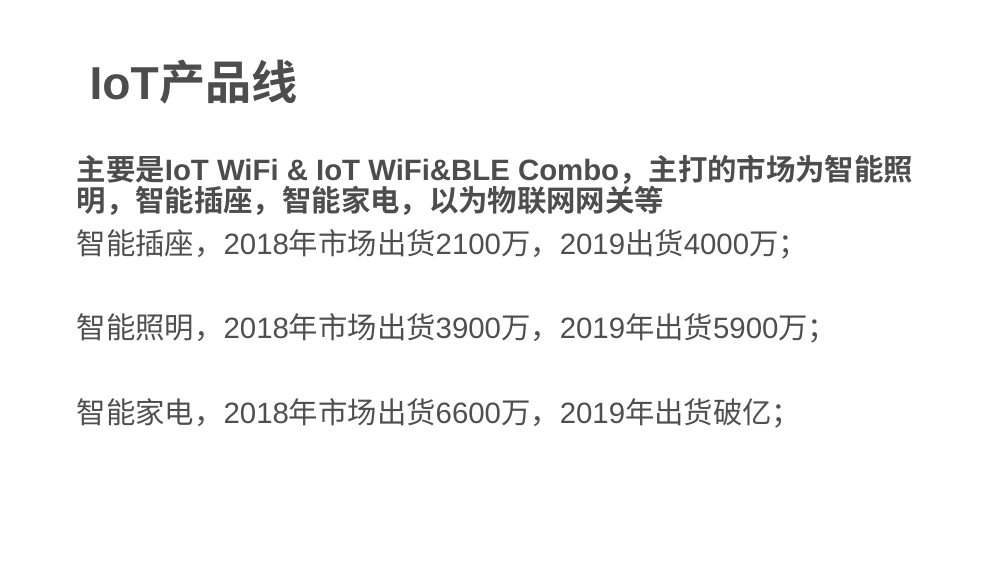
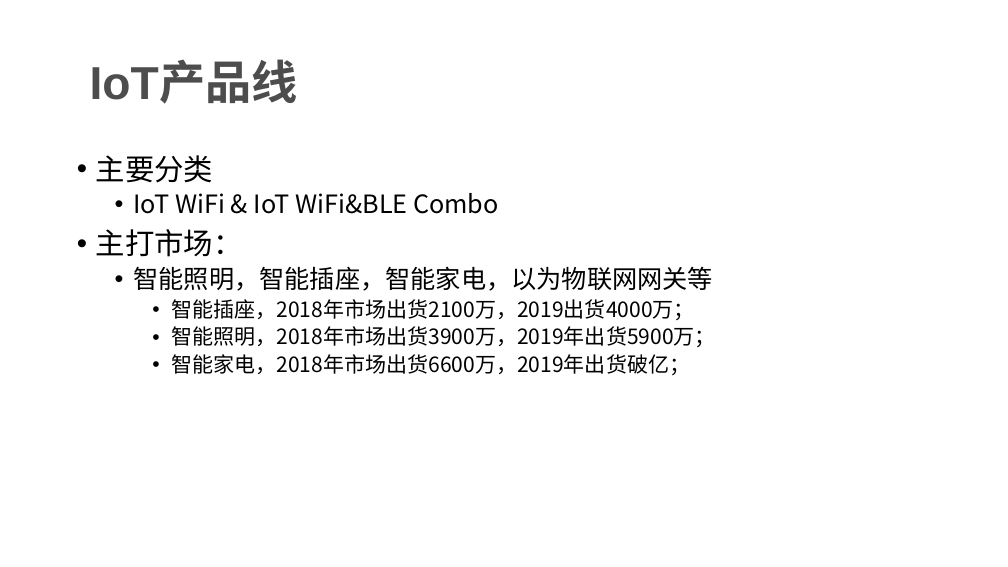
Before and after one commit to rosabai666/soundec, a slide deck: slide 13 of 2023/02产品/SNC8x/01)竞品分析/00)竞品芯片分析/品牌产品路线分析/Realtek/Realtek产品线分析2.pptx. Drawn at 1008x567 pixels with LibreOffice and Linux fonts; fonts in the diff are those of the drawing. Boxes give left, top, right and bottom in pixels: in the first picture for what was removed or moved away, otherwise in the second. Text is boxed around its words. In the diff, an @@ line names an element or a change of style, - is before the commit and + after.

```diff
--- a/2023/02产品/SNC8x/01)竞品分析/00)竞品芯片分析/品牌产品路线分析/Realtek/Realtek产品线分析2.pptx
+++ b/2023/02产品/SNC8x/01)竞品分析/00)竞品芯片分析/品牌产品路线分析/Realtek/Realtek产品线分析2.pptx
@@ text at (x1=96, y1=155, x2=714, y2=291): text changed; size 28 to 24 pt; font Arial to Noto Sans CJK SC; text colour #4D4D4D to #000000; bold off @@
-主要是IoT WiFi & IoT WiFi&BLE Combo，主打的市场为智能照明，智能插座，智能家电，以为物联网网关等
+• 主要分类
+  • IoT WiFi & IoT WiFi&BLE Combo
+• 主打市场：
+  • 智能照明，智能插座，智能家电，以为物联网网关等
@@ text at (x1=171, y1=299, x2=715, y2=375): size 28 to 20 pt, font Arial to Noto Sans CJK SC, text colour #4F4F4F to #000000 in "智能插座，2018年市场出货2100万，2019出货4000万；", "智能照明，2018年市场出货3900万，2019年出货5900万；", "智能家电，2018年市场出货6600万，2019年出货破亿；"; bullet none to •; list level 1 to 3 in "智能插座，2018年市场出货2100万，2019出货4000万；"; list level 1 to 3 in "智能照明，2018年市场出货3900万，2019年出货5900万；"; list level 1 to 3 in "智能家电，2018年市场出货6600万，2019年出货破亿；" @@
```
Also in this commit, not shown: 8 other slides changed, 3 slides added, 3 slides removed, 7 other files.
